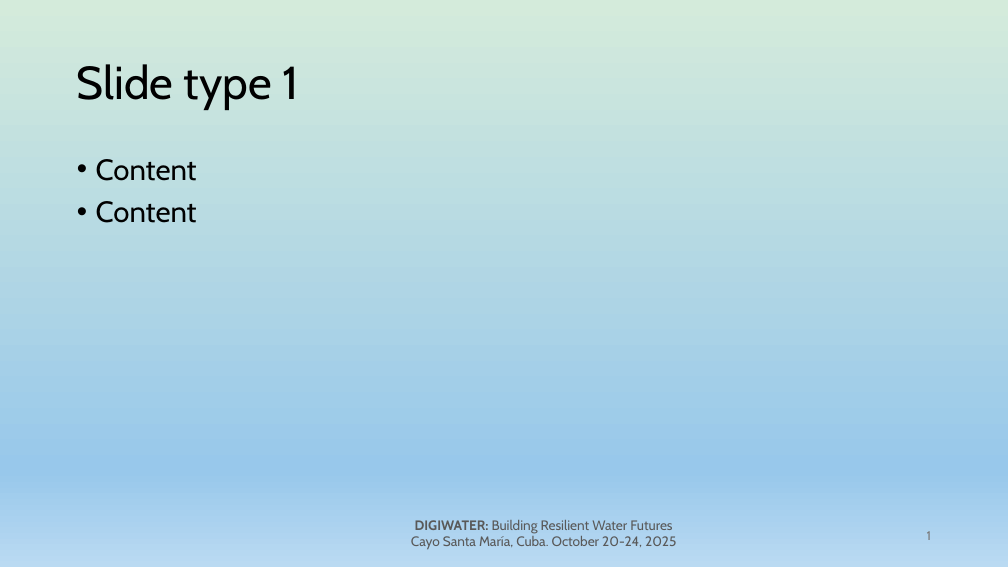
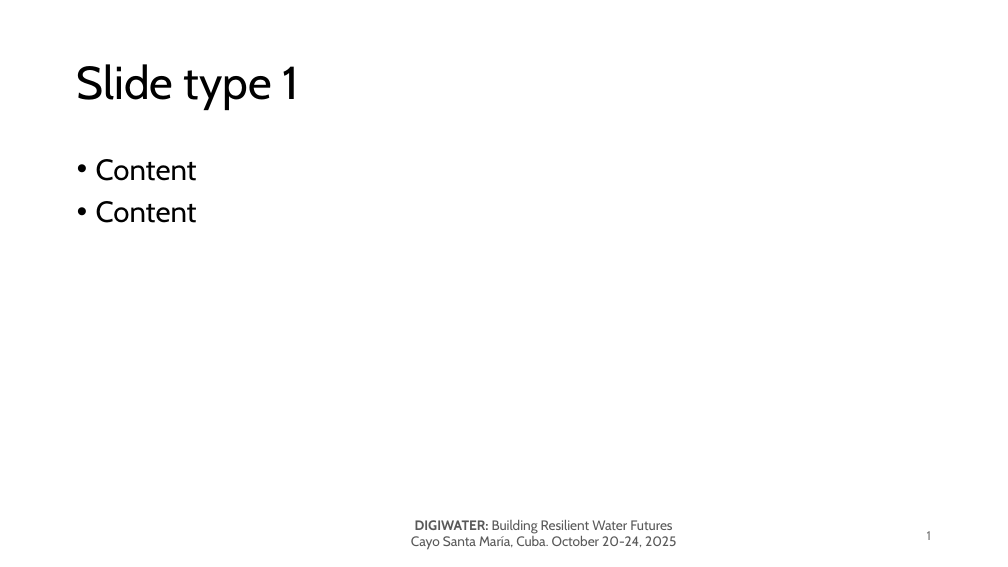
Before and after one commit to paulmunozpauta/DIGIWATER, a slide deck: slide 2 of resources/DIGIWATER_presentation_template.pptx. Drawn at 1008x567 pixels with LibreOffice and Linux fonts; fonts in the diff are those of the drawing; background and template pictures are left out. Boxes give left, top, right and bottom in pixels: in the first picture for what was removed or moved away, otherwise in the second. Text is boxed around its words. In the diff, an @@ line names an element or a change of style, - is before the commit and + after.

```diff
--- a/resources/DIGIWATER_presentation_template.pptx
+++ b/resources/DIGIWATER_presentation_template.pptx
@@ background gradient #FFFFFF to #D4EBDB to #98C8EB to #BADAF2 to #FFFFFF @@
```
Also in this commit, not shown: 2 other slides changed, 1 other file.
